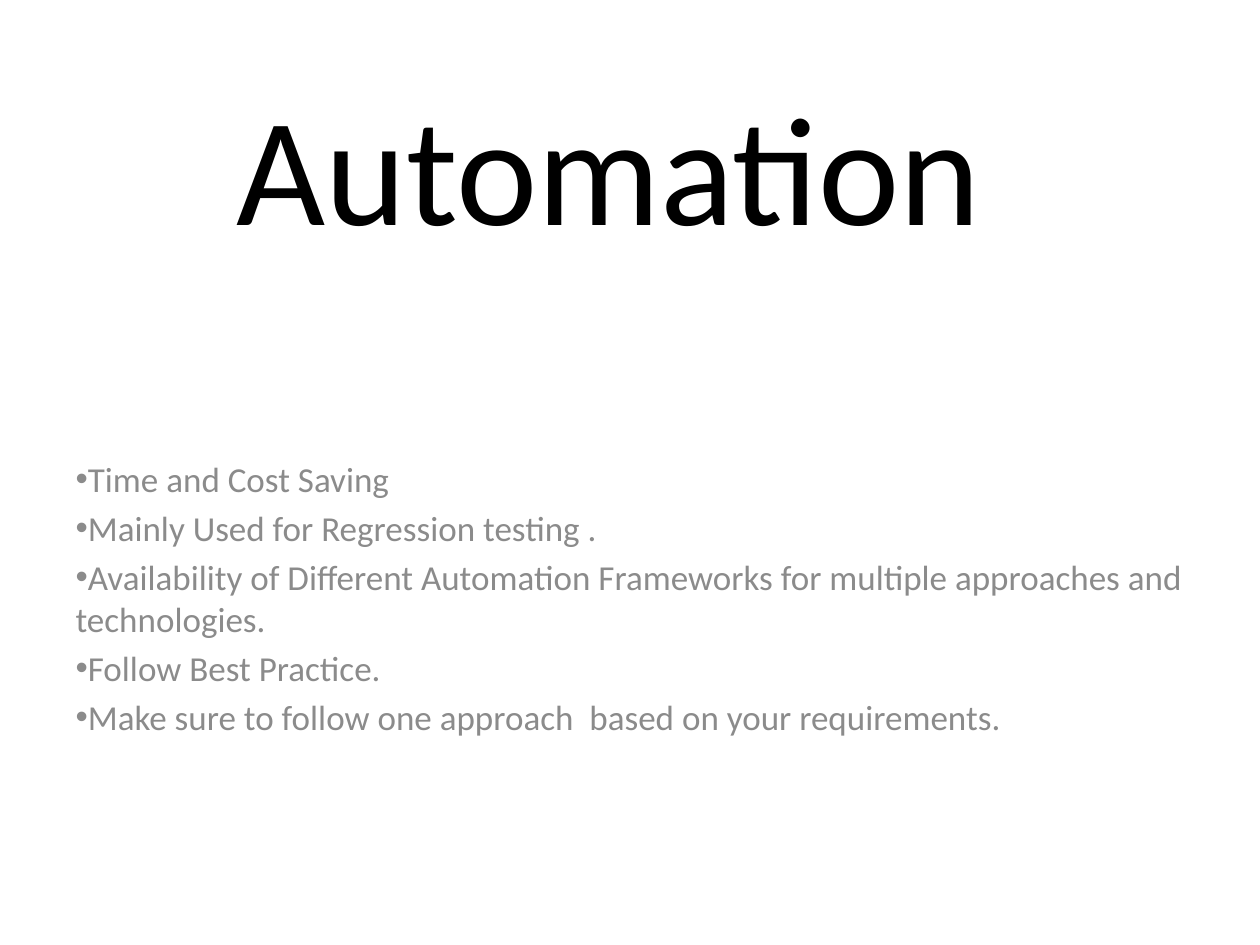
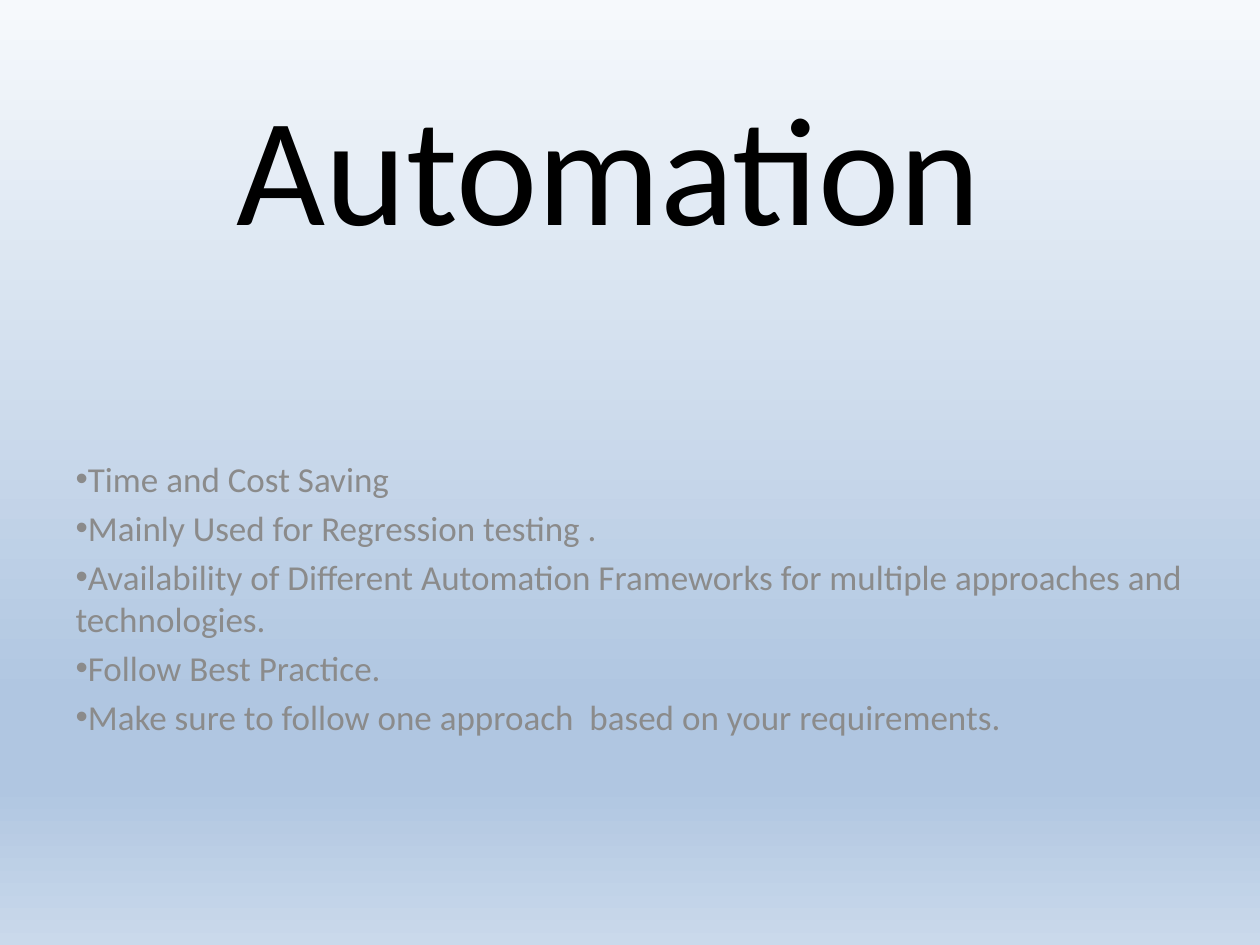
Before and after one commit to makkar-nishant123/WebVirtue, a slide deck: slide 2 of WebVirtue.pptx. Drawn at 1260x945 pixels with LibreOffice and Linux fonts; fonts in the diff are those of the drawing. Boxes give left, top, right and bottom in pixels: in the first picture for what was removed or moved away, otherwise in the second. Text is boxed around its words. In the diff, an @@ line names an element or a change of style, - is before the commit and + after.

```diff
--- a/WebVirtue.pptx
+++ b/WebVirtue.pptx
@@ background #FFFFFF to gradient #F6F9FC to #B0C6E1 to #CAD9EB @@
```
Also in this commit, not shown: 12 other slides changed, 2 slides added, 1 other file.
